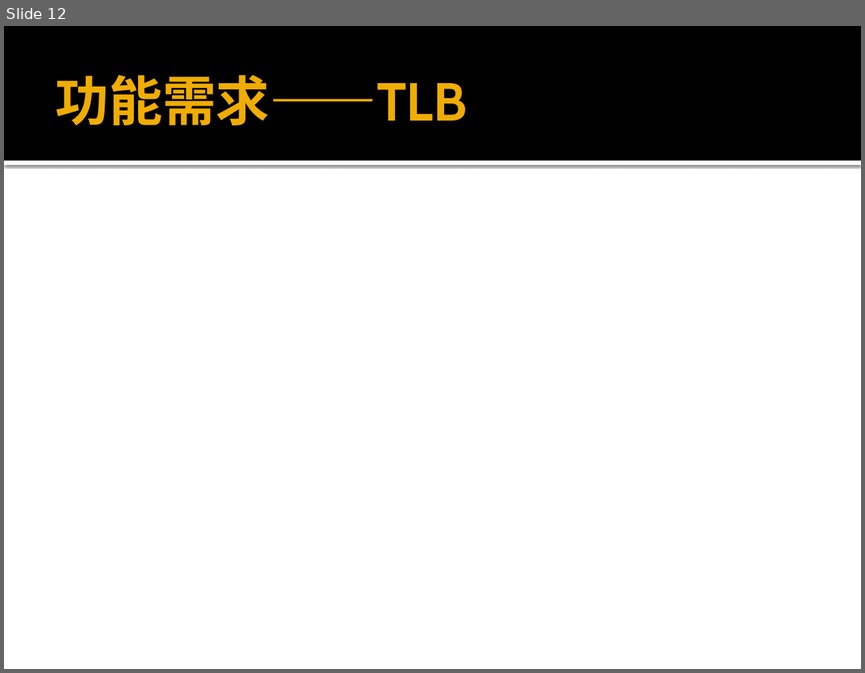
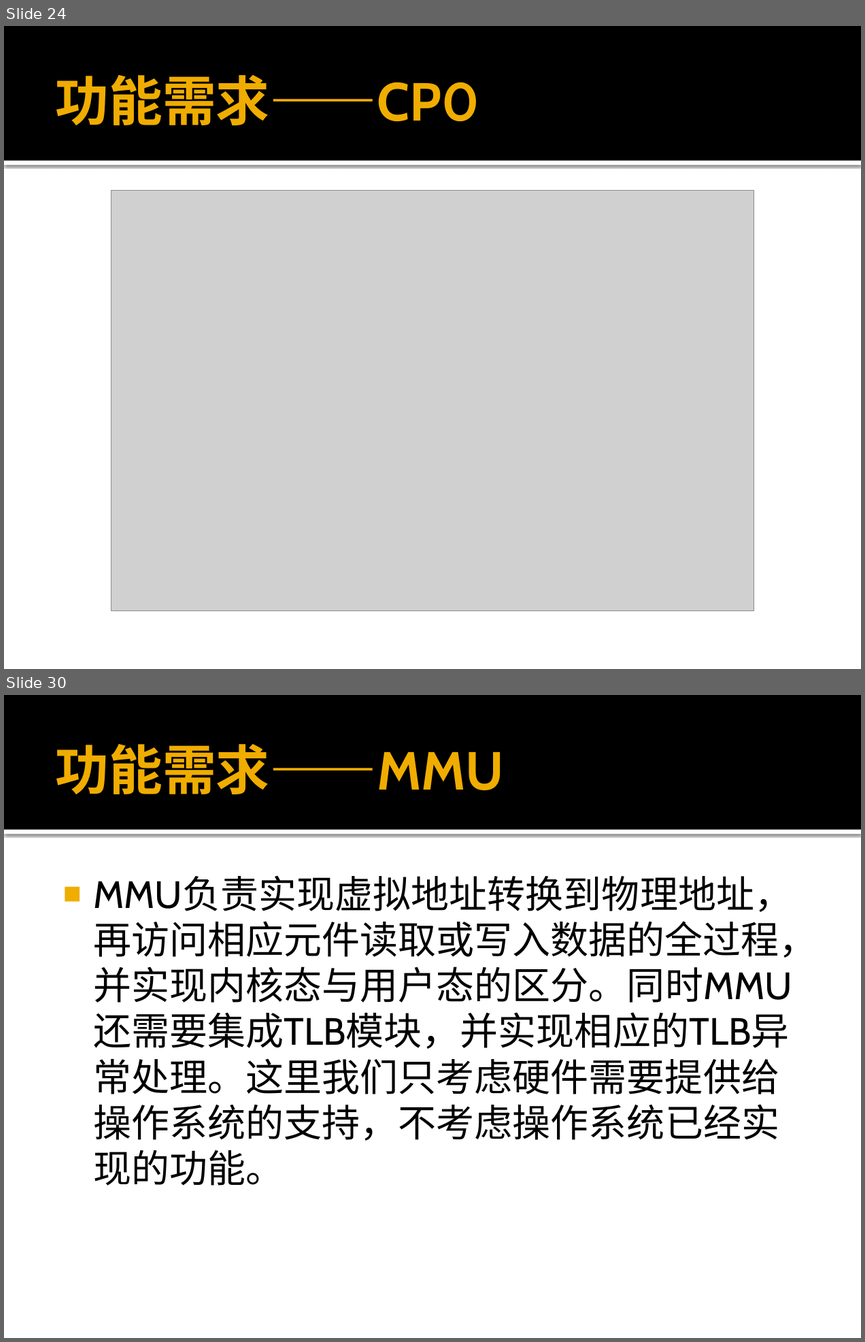
Before and after one commit to xwj95/Atom, a slide deck: report/requirement/32位MIPS综合实验项目需求分析.pptx. Shown one above the other, each under a label of ours: slide 12 before the commit, slides 24 and 30 after it; the slides between them are not shown. The pictures are 865x673 and 865x1342 pixels, drawn with LibreOffice and Linux fonts; fonts in the diff are those of the drawing; grey boxes stand for pictures. Boxes give left, top, right and bottom in pixels: in the first picture for what was removed or moved away, otherwise in the second. Text is boxed around its words. In the diff, an @@ line names an element or a change of style, - is before the commit and + after.

Commit message:
需求分析PPT第一稿

```diff
--- a/report/requirement/32位MIPS综合实验项目需求分析.pptx
+++ b/report/requirement/32位MIPS综合实验项目需求分析.pptx
@@ slide 30 added at (4,695,861,1338), background #FFFFFF; not listed: 2 template elements that a slide beside it also shows @@
@@ title added at (56,744,504,794), 45 pt, text #F0AD00, bold @@
+功能需求——MMU
@@ text added at (93,875,817,1185), 32 pt, text #000000 @@
+■ MMU负责实现虚拟地址转换到物理地址，再访问相应元件读取或写入数据的全过程，并实现内核态与用户态的区分。同时MMU还需要集成TLB模块，并实现相应的TLB异常处理。这里我们只考虑硬件需要提供给操作系统的支持，不考虑操作系统已经实现的功能。
@@ what was slide 12 is now slide 24 @@
@@ slide 24 changed as well @@
@@ title at (56,75,479,125): text changed @@
-功能需求——TLB
+功能需求——CP0
@@ picture added at (111,190,753,610) @@
```
Also in this commit, not shown: 20 other slides changed, 21 other slides added, 1 slide removed.
